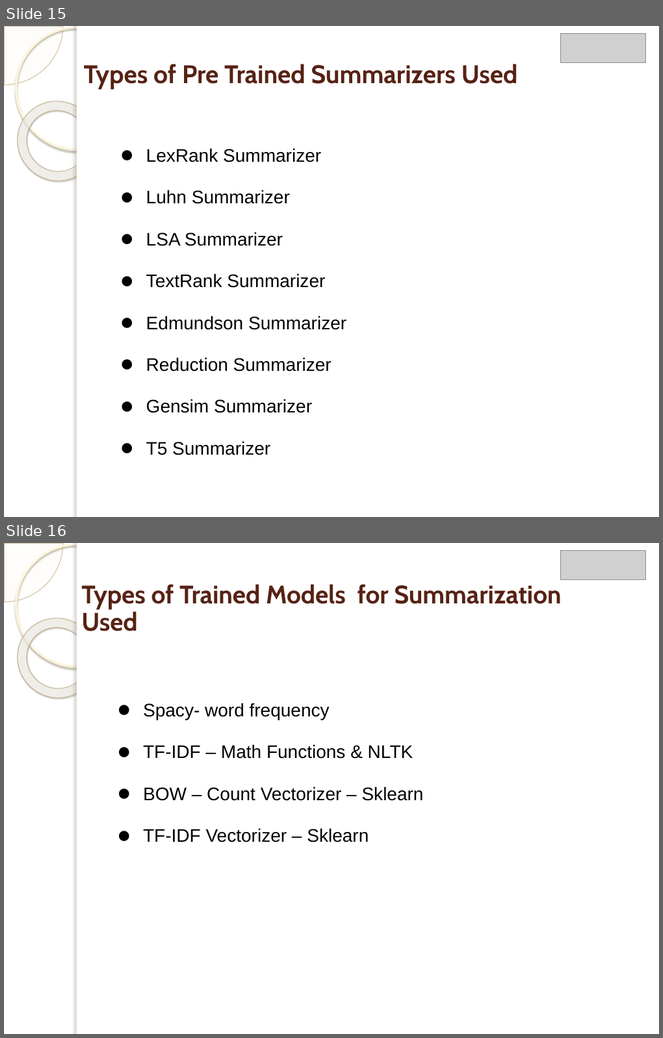
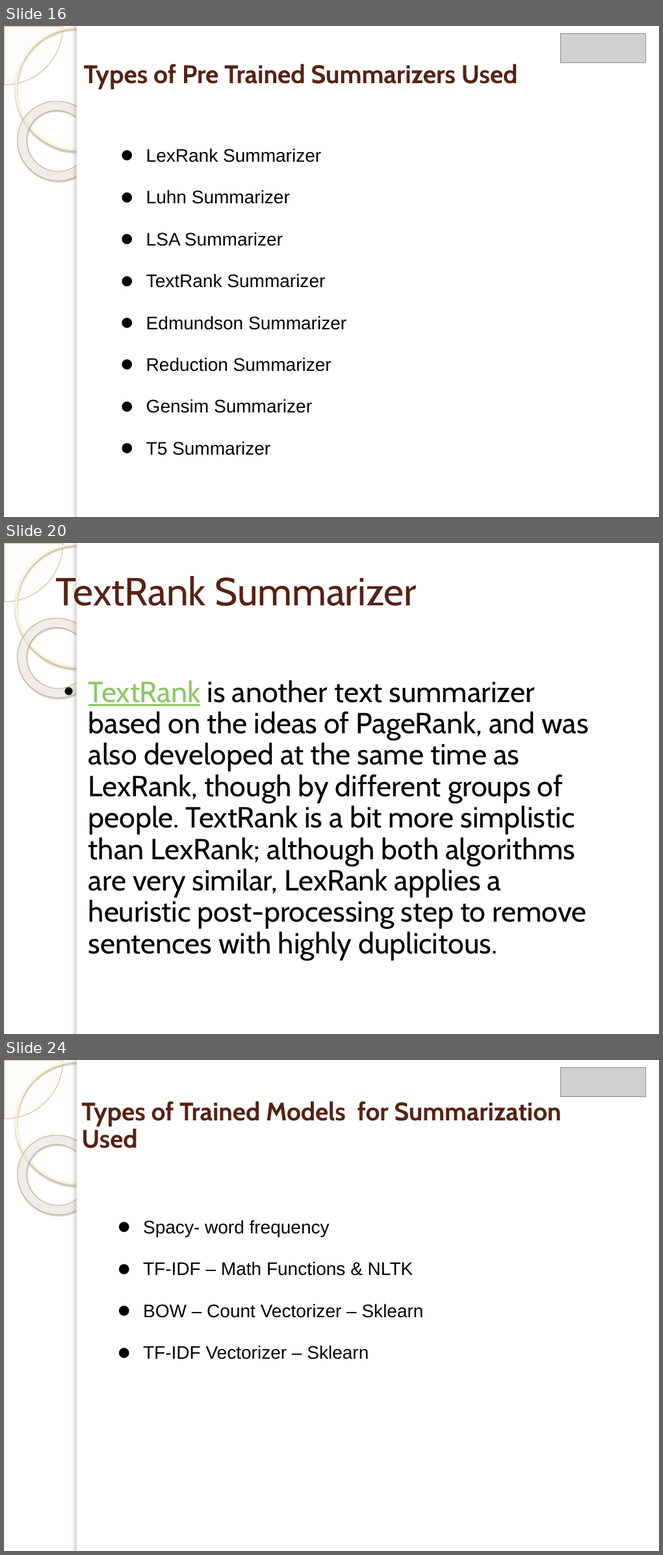
Before and after one commit to Manan-Malhotra-VFX/Data-Science, a slide deck: Project/Final Project.pptx. Shown one above the other, each under a label of ours: slides 15 and 16 before the commit, slides 16, 20 and 24 after it; the slides between them are not shown. The pictures are 663x1038 and 663x1555 pixels, drawn with LibreOffice and Linux fonts; fonts in the diff are those of the drawing; grey boxes stand for pictures; background and template pictures are left out. Boxes give left, top, right and bottom in pixels: in the first picture for what was removed or moved away, otherwise in the second. Text is boxed around its words. In the diff, an @@ line names an element or a change of style, - is before the commit and + after.

```diff
--- a/Project/Final Project.pptx
+++ b/Project/Final Project.pptx
@@ slide 20 added at (x1=4, y1=543, x2=659, y2=1034), background picture (left out); not listed: 5 template elements that a slide beside it also shows @@
@@ title added at (x1=55, y1=576, x2=416, y2=606), 43 pt, text #562214 @@
+TextRank Summarizer
@@ text added at (x1=88, y1=680, x2=589, y2=960), 32 pt, text #000000 @@
+• TextRank is another text summarizer based on the ideas of PageRank, and was also developed at the same time as LexRank, though by different groups of people. TextRank is a bit more simplistic than LexRank; although both algorithms are very similar, LexRank applies a heuristic post-processing step to remove sentences with highly duplicitous.
@@ what was slide 15 is now slide 16 @@
@@ what was slide 16 is now slide 24 @@
```
Also in this commit, not shown: 1 slide changed, 8 other slides added, 1 slide removed, 1 other file.
